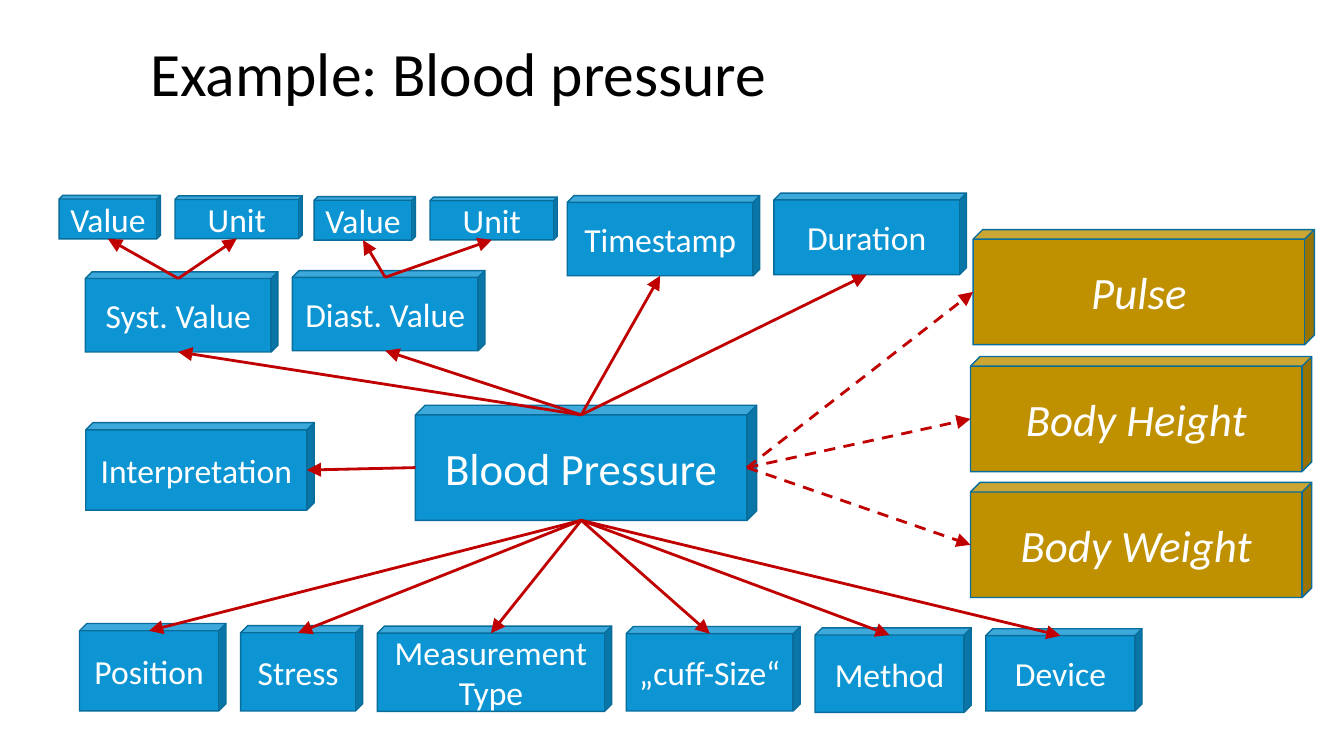
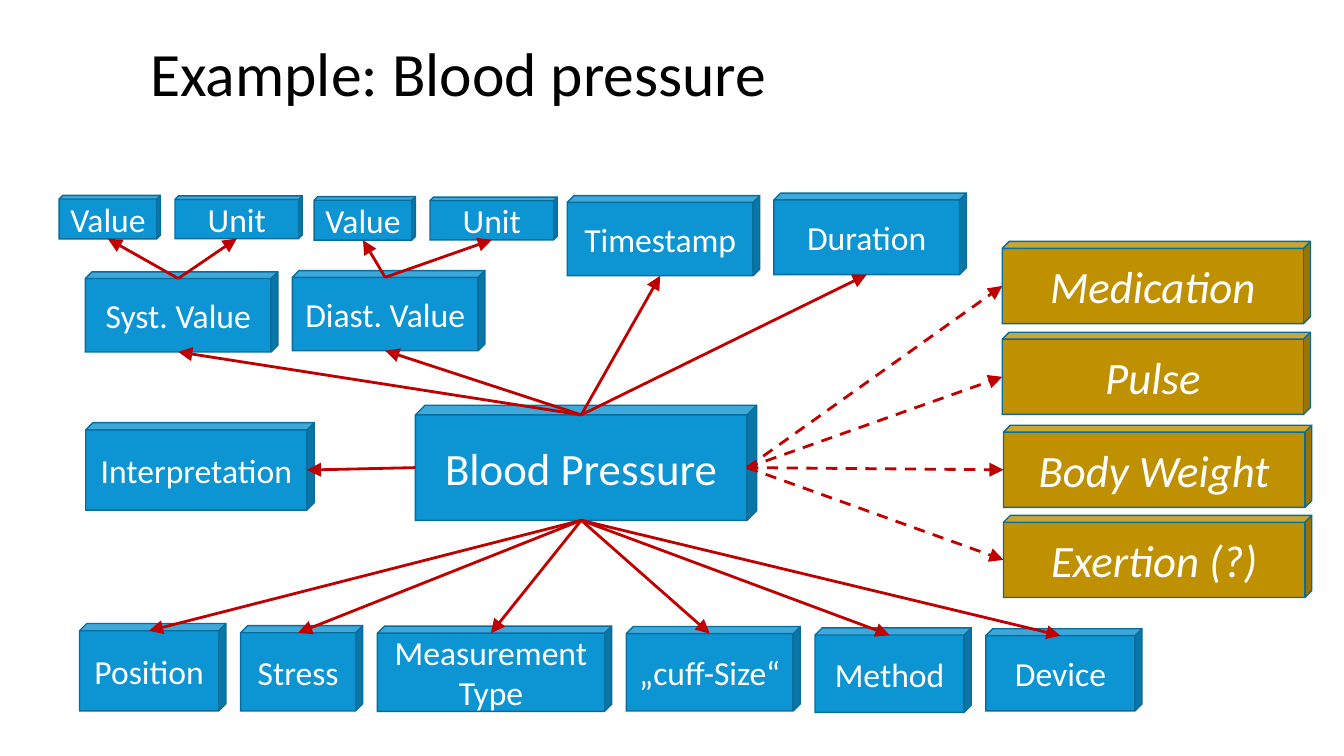
Before and after one commit to frankoemig/bloodpressure, a slide deck: slide 2 of input/images-source/Drawings.pptm. Drawn at 1344x756 pixels with LibreOffice and Linux fonts; fonts in the diff are those of the drawing. Boxes give left, top, right and bottom in pixels: in the first picture for what was removed or moved away, otherwise in the second. Text is boxed around its words. In the diff, an @@ line names an element or a change of style, - is before the commit and + after.

```diff
--- a/input/images-source/Drawings.pptm
+++ b/input/images-source/Drawings.pptm
@@ cube added at (1002,242,1311,325), fill #BF9000, outline #0A6D9B 1 pt, 32 pt, text #FFFFFF, italic @@
+Medication
@@ arrow added from (747, 468) to (1002, 286), #C00000 2 pt dashed @@
@@ cube "Pulse": place and size @@
-cube "Pulse" at (973,230,1315,345)
+cube "Pulse" at (1002,333,1311,415)
@@ arrow moved from (747, 468) - (973, 292) to (747, 468) - (1002, 377) @@
@@ cube "Body Weight": place and size @@
-cube "Body Weight" at (971,357,1313,472)
+cube "Body Weight" at (1004,425,1313,508)
@@ arrow moved from (747, 468) - (971, 544) to (747, 468) - (1004, 560) @@
@@ arrow moved from (747, 468) - (971, 419) to (747, 468) - (1004, 470) @@
@@ text in cube at (1039,456,1269,495): text changed @@
-Body Height
+Body Weight
@@ cube "Exertion (?)": place and size @@
-cube "Exertion (?)" at (971,483,1313,598)
+cube "Exertion (?)" at (1004,515,1313,598)
@@ text in cube at (1051,546,1199,578): text changed @@
-Body Weight
+Exertion (?)
```
Also in this commit, not shown: 15 other files.
